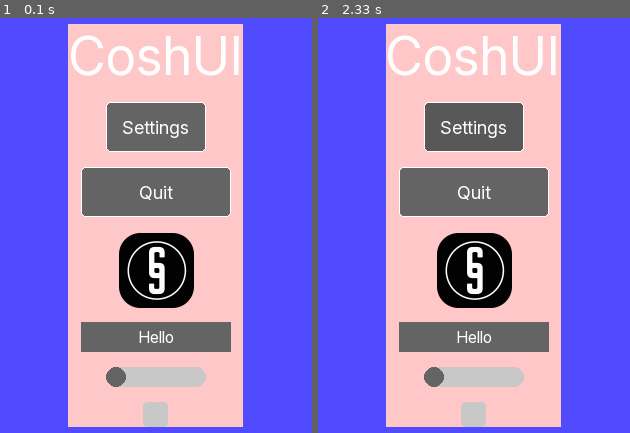
Above: before the commit, frames 1-2 (left to right).
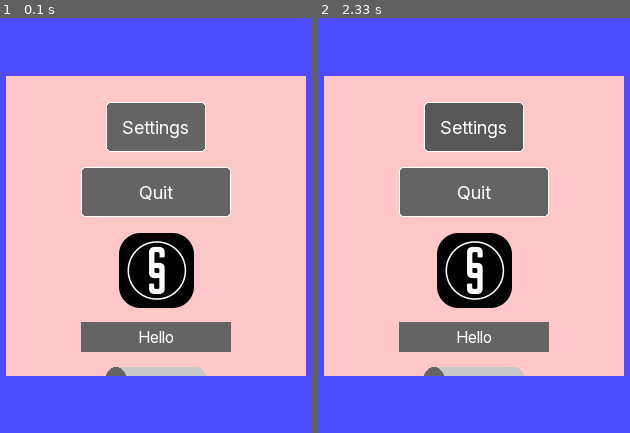
Above: after the commit, the same moments.

Repository: JyleFV/CoshUI
Game: pygame game, started from examples/example_pygame.py
The game is run twice, just before and just after one commit, with the same random seed, the same clock (stepped at 60 frames per second) and the same inputs.
Inputs (mouse positions are in pixels of both pictures, inside the frame that each line leads up to):
- Up to frame 1 (0.1 s): no input
- Up to frame 2 (2.33 s): click (542, 379) at 0.88 s; click (452, 105) at 2.22 s

The runs differ from the first frame. In frame 1, 43% of the frame differs, in the area x 1-99%, y 1-99%; in frame 2, 43%.

Commit message:
more work on scroll, got it working somewhat

Diff:
--- a/examples/example_pygame.py
+++ b/examples/example_pygame.py
@@ -34,7 +34,7 @@
 
         with cui.CoshUIRenderer(cui.PygameBackend(screen), cui.DEBUG):
             with cui.Container(id="container_1", padding=(10, 10, 0, 0), width=cui.FILL, height=cui.FILL, style=cui.CoshStyling(background_color=(80, 75, 255)), align=cui.ALIGN_CENTER, justify=cui.JUSTIFY_CENTER):
-                with cui.Container(id="main_container", scroll=cui.CoshScroll(cui.SCROLL_Y), mouse_filter=cui.STOP, direction=cui. …(125 unchanged characters)…
+                with cui.Container(id="main_container", overflow=cui.HIDDEN, width=300, height=300, scroll=cui.CoshScroll(cui.SCROLL_ALL, 20), mouse_filter=cui.STOP, direction=cui. …(125 unchanged characters)…
                     cui.Label(id="main_label", text="CoshUI", font_size=52, text_overflow=cui.TEXT_HIDDEN)
                     cui.Button(id="settings_button", text="Settings", height=50, text_justify=cui.TEXT_JUSTIFY_CENTER)
                     cui.Button(id="quit_button", text="Quit", height=50, width=150)
--- a/examples/example_raylib.py
+++ b/examples/example_raylib.py
@@ -24,7 +24,7 @@
         with cui.CoshUIRenderer(cui.RaylibBackend(), cui.DEBUG):
             cui.RichLabel(id="first_rich", font="Ubuntu", text="[font_size=36]Hi [font=Courier bold italic]there[/][/]" …(199 unchanged characters)…
             with cui.Container(id="container_1", width=cui.FILL, height=cui.FILL, style=cui.CoshStyling(background_color=(80, 75, 255)), align=cui.ALIGN_CENTER, justify=cui.JUSTIFY_CENTER):
-                with cui.Container(id="main_container", mouse_filter=cui.STOP, direction=cui.COL …(122 unchanged characters)…
+                with cui.Container(id="main_container", overflow=cui.HIDDEN, width=300, height=300, scroll=cui.CoshScroll(cui.SCROLL_ALL, 20), mouse_filter=cui.STOP, direction=cui.COL …(122 unchanged characters)…
                     cui.Label(id="main_label", text="CoshUI Menu", font_size=52, text_overflow=cui.TEXT_HIDDEN)
                     cui.Button(id="settings_button", text="Settings is a stupid thing to talk about and I don't like it", text_overflow=cui.TEXT_WRAP, height=50, text_justify=cui.TEXT_JUSTIFY_CENTER)
                     cui.Button(id="quit_button", text="Quit", height=50, width=150)
--- a/src/coshui/backends/frameworks/raylib_backend.py
+++ b/src/coshui/backends/frameworks/raylib_backend.py
@@ -199,12 +199,14 @@
     def poll_input(self):
         mouse_pos = raylibpy.get_mouse_position()
         mouse_delta = raylibpy.get_mouse_delta()
+        scroll_delta = raylibpy.get_mouse_wheel_move_v()
 
         CoshInput._prev_mouse_pressed = CoshInput._current_mouse_pressed
         CoshInput._mouse_position = (int(mouse_pos.x), int(mouse_pos.y))
         CoshInput._mouse_delta = (int(mouse_delta.x), int(mouse_delta.y))
         CoshInput._prev_mouse_position = CoshInput._mouse_position
         CoshInput._current_mouse_pressed = raylibpy.is_mouse_button_down(raylibpy.MOUSE_BUTTON_LEFT)
+        CoshInput._scroll_wheel_delta = (int(scroll_delta.x), int(scroll_delta.y))
 
     def measure_text(self, text_data) -> tuple:
         from ...utility import measure_intrinsic_text  # adjust relative import per backend depth
--- a/src/coshui/expanders.py
+++ b/src/coshui/expanders.py
@@ -218,6 +218,7 @@
     content = Container(
         id=f"{node.id}::content",
         direction=node.direction,
+        scroll=node.scroll,
         width=node.width,
         height=node.height,
         align=node.align,
--- a/src/coshui/node_definitions.py
+++ b/src/coshui/node_definitions.py
@@ -129,6 +129,7 @@
         data["image_src"] = self.src
         data["padding"] = self.padding
         data["scroll_mode"] = self.scroll.mode
+        data["scroll_speed"] = self.scroll.scroll_speed
         return RenderContext(**data)
 
 @dataclass
--- a/src/coshui/pipeline.py
+++ b/src/coshui/pipeline.py
@@ -54,12 +54,28 @@
         child_clip = (node._x, node._y, node.width, node.height)
 
     tx, ty = node.style.transform_position
+
+    scroll_x, scroll_y = (0.0, 0.0)
+    if hasattr(node, 'scroll') and node.scroll.mode is not CoshScrollMode.NONE:
+        relative_children = [c for c in node.children if c.positioning is not CoshPositioning.ABSOLUTE]
+        content_right = max((c._x + c.width for c in relative_children), default=node._x)
+        content_bottom = max((c._y + c.height for c in relative_children), default=node._y)
+
+        max_scroll_x = max(0.0, content_right - (node._x + node.width - node.padding.right))
+        max_scroll_y = max(0.0, content_bottom - (node._y + node.height - node.padding.bottom))
+
+        raw_scroll_x, raw_scroll_y = CoshUI.get_state(node.id, "scroll_offset", (0.0, 0.0))
+        scroll_x = -min(max(raw_scroll_x, 0.0), max_scroll_x) if node.scroll.mode in (CoshScrollMode.X, CoshScrollMode.ALL) else 0.0
+        scroll_y = -min(max(raw_scroll_y, 0.0), max_scroll_y) if node.scroll.mode in (CoshScrollMode.Y, CoshScrollMode.ALL) else 0.0
+        CoshUI.set_state(node.id, "scroll_offset", (-scroll_x, -scroll_y))
+
     child_z_offset = z_offset + node.z_index
     for child in node.children:
-        render(child, offset_x + tx, offset_y + ty, child_z_offset, clip_rect=child_clip or clip_rect, accumulated_alpha=blended_alpha)
+        render(child, offset_x + tx + scroll_x, offset_y + ty + scroll_y, child_z_offset, clip_rect=child_clip or clip_rect, accumulated_alpha=blended_alpha)
 
 def process_events():
     mx, my = CoshInput._mouse_position
+    wheel_x, wheel_y = CoshInput._scroll_wheel_delta
 
     if CoshInput.get_mouse_just_released():
         if CoshUI._focused_id:
@@ -68,6 +84,7 @@
 
     consumed_hover = False
     consumed_click = False
+    consumed_scroll = False
 
     for data in reversed(CoshUI._render_stack):
         if data.id is None:
@@ -121,6 +138,16 @@
                 CoshUI._emit_signal(data.id, CoshSignals.PRESSED)
                 if data.mouse_filter is CoshMouseFilter.STOP:
                     consumed_click = True
+
+        if hovered and not consumed_scroll and (wheel_x or wheel_y) and data.scroll_mode is not CoshScrollMode.NONE:
+            raw_x, raw_y = CoshUI.get_state(data.id, "scroll_offset", (0.0, 0.0))
+            if data.scroll_mode in (CoshScrollMode.X, CoshScrollMode.ALL):
+                raw_x -= wheel_x * data.scroll_speed
+            if data.scroll_mode in (CoshScrollMode.Y, CoshScrollMode.ALL):
+                raw_y -= wheel_y * data.scroll_speed
+            CoshUI.set_state(data.id, "scroll_offset", (raw_x, raw_y))
+            if data.mouse_filter is CoshMouseFilter.STOP:
+                consumed_scroll = True
 
 def finalize_defaults(node):
     targets = [node, node.style]
--- a/src/coshui/types.py
+++ b/src/coshui/types.py
@@ -70,9 +70,9 @@
 @dataclass
 class CoshScroll:
     mode: CoshScrollMode = CoshScrollMode.NONE
+    scroll_speed: float | int = 20.0
     # overshoot: bool = False
     # scrollbar_visible: bool = False
-    # scroll_speed: float | int = 1.0
 
     # def __post_init__(self):
     #     if self.mode is CoshScrollMode.NONE and (self.overshoot or self.scrollbar_visible):
@@ -225,6 +225,7 @@
     # Interaction
     mouse_filter: CoshMouseFilter = CoshMouseFilter.STOP
     scroll_mode: CoshScrollMode = CoshScrollMode.NONE
+    scroll_speed: float | int | None = None
     # Text
     text_data: TextData | None = None
     # Image
